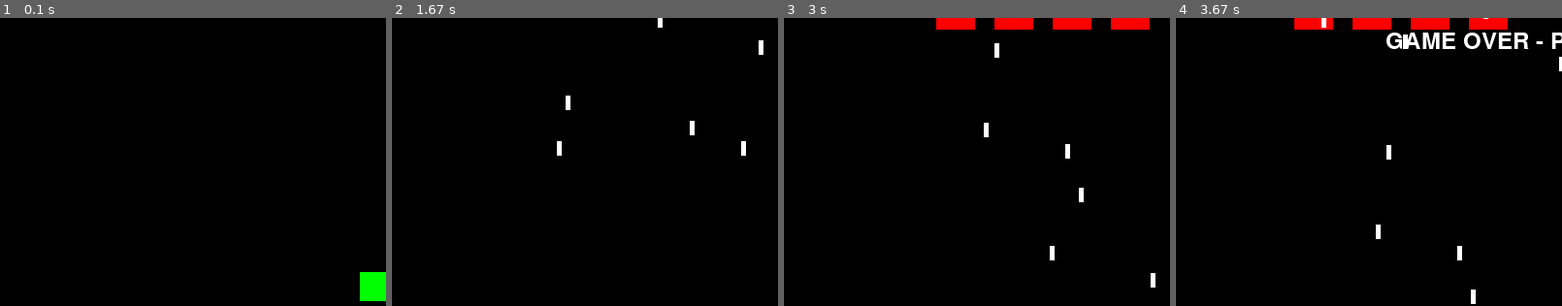
Above: before the commit, frames 1-4 (left to right).
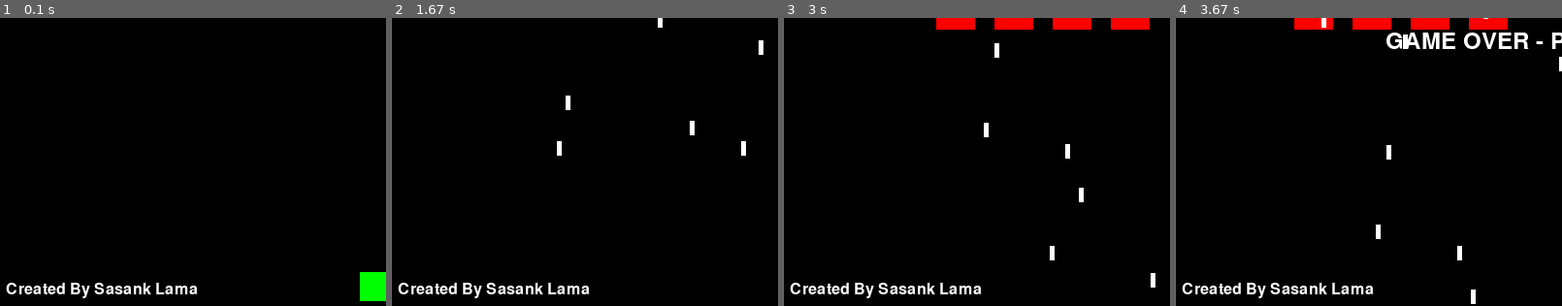
Above: after the commit, the same moments.

Repository: Sasank-5716/Pygames
Game: pygame game, started from SpaceInvader/space_invader.py
Two runs of this game, one before a commit and one after it. Both use one fixed random seed, a clock stepped at 60 frames per second and the inputs below.
Inputs:
- Up to frame 1 (0.1 s): no input
- Up to frame 2 (1.67 s): tap Space at 0.33, 0.73, 1.03, 1.23, 1.53 s; hold Right 0.67-1.13 s; hold Right 1.17-1.63 s
- Up to frame 3 (3 s): hold Left 1.67-2.2 s; tap Space at 1.73, 2.03, 2.3, 2.6, 2.73 s; hold Left 2.23-2.63 s; hold Right from 2.67 s (still down)
- Up to frame 4 (3.67 s): tap Space at 3.03, 3.4 s; release Right at 3.3 s; hold Left from 3.33 s (still down)
The pictures show only the part of the screen within x 0-50%, y 48-97%; the shares and areas given below are measured in that part.

The runs differ from the first frame. In frame 1, 1.0% of the frame differs, in the area x 1-52%, y 91-98%; in frame 2, 1.0%; in frame 3, 1.0%; in frame 4, 1.0%.

Commit message:
Add logo

Diff:
--- a/SpaceInvader/space_invader.py
+++ b/SpaceInvader/space_invader.py
@@ -55,6 +55,8 @@
 score = 0
 lives = 3
 font = pygame.font.Font(None, 36)
+logo_font = pygame.font.Font(None, 24)
+
 game_over = False
 
 # Game loop
@@ -206,6 +208,9 @@
     screen.blit(score_text, (10, 10))
     screen.blit(lives_text, (WIDTH - 120, 10))
 
+    logo_text = logo_font.render("Created By Sasank Lama", True, WHITE)
+    screen.blit(logo_text, (10, HEIGHT - 40))
+
     # Game over message
     if game_over:
         game_over_text = font.render("GAME OVER - Press R to restart", True, WHITE)
